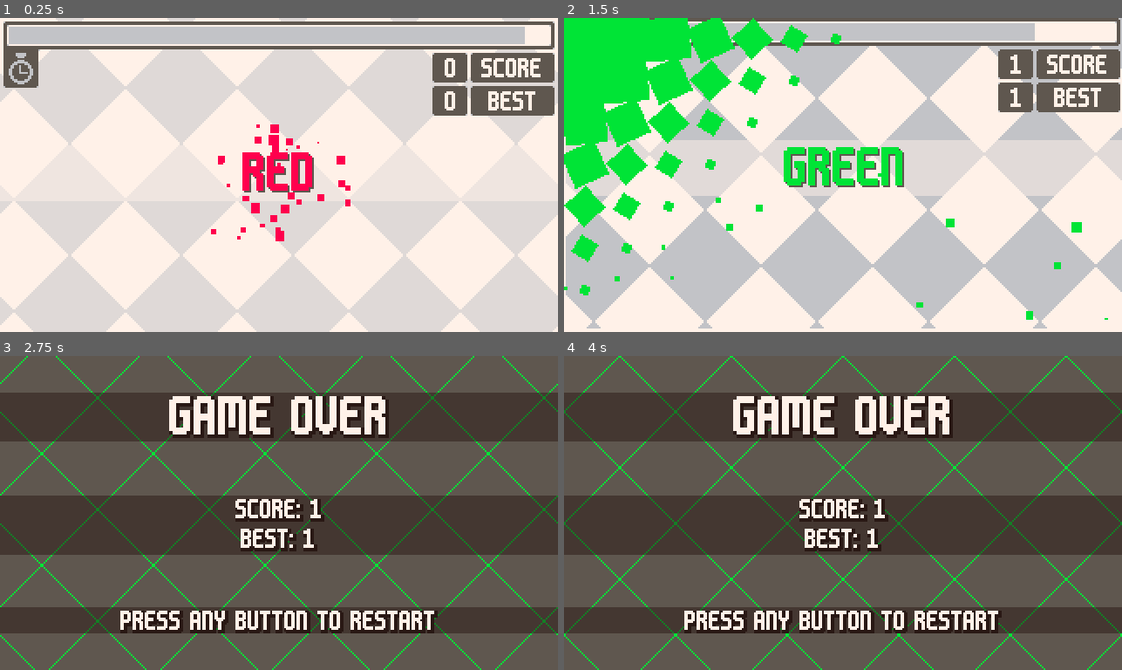
Above: before the commit, frames 1-4 (two rows, left to right).
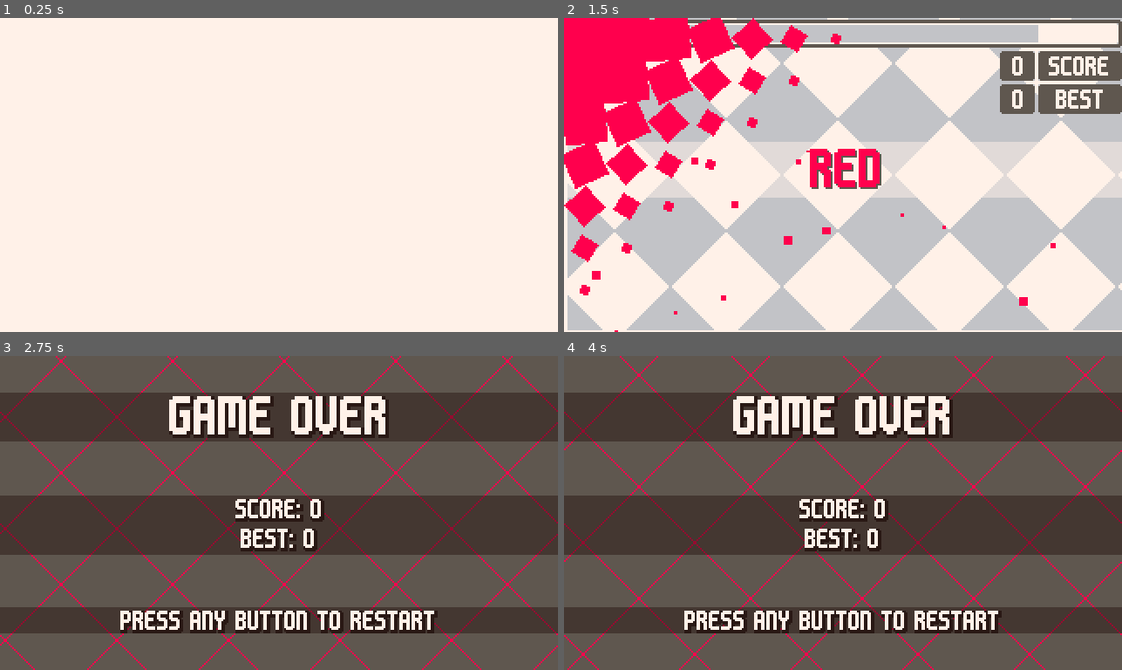
Above: after the commit, the same moments.

Repository: Aeterasu/University-Color-Game
Game: Godot game, scene res://main/main.tscn
The game is run twice, just before and just after one commit, with the same random seed, the same clock (stepped at 60 frames per second) and the same inputs.
Inputs (mouse positions are in pixels of both pictures, inside the frame that each line leads up to):
- Up to frame 1 (0.25 s): no input
- Up to frame 2 (1.5 s): tap Enter at 0.5 s; move the mouse to (965, 159) at 0.52 s; click (965, 159) at 0.6 s; move the mouse to (731, 190) at 1.27 s; right-click (731, 190) at 1.35 s
- Up to frame 3 (2.75 s): move the mouse to (334, 443) at 2.02 s; click (334, 443) at 2.1 s
- Up to frame 4 (4 s): tap Enter at 2.75, 3.5 s; move the mouse to (815, 575) at 2.77 s; right-click (815, 575) at 2.85 s; move the mouse to (1010, 560) at 3.52 s; click (1010, 560) at 3.6 s

The runs differ from the first frame. In frame 1, 51% of the frame differs, in the area x 0-100%, y 0-100%; in frame 2, 65%; in frame 3, 4.5%; in frame 4, 4.5%.

Commit message:
main state

Diff:
--- a/main/main.gd
+++ b/main/main.gd
@@ -1 +1,68 @@
 class_name Main extends Node
+
+enum State
+{
+	DEFAULT, # none
+	GAME,
+	BOOKLET,
+}
+
+@export var transition : Transition = null
+var transition_lerp_y : float = 0.0
+var transition_lerp_x : float = 0.0
+
+@export_group("State")
+@export var game_scene : PackedScene = null
+@export var booklet_scene : PackedScene = null
+
+var currently_loaded : Node = null
+var current_state : State = State.DEFAULT
+
+var is_loading : bool = false
+
+func _ready() -> void:
+	load_state(State.GAME)
+
+	Input.mouse_mode = Input.MOUSE_MODE_HIDDEN
+
+func _physics_process(delta: float) -> void:
+	if currently_loaded and currently_loaded is Node2D:
+		currently_loaded.position.x = Jelly.jelly_preset(transition_lerp_x, 0.0, 0.0, Jelly.JellyPreset.BOUNCY)
+		currently_loaded.position.y = Jelly.jelly_preset(transition_lerp_y, -12.0, 0.0, Jelly.JellyPreset.BOUNCY)
+
+func load_state(state : State) -> void:
+	get_tree().paused = false
+
+	if is_loading:
+		return
+
+	is_loading = true
+
+	transition.animate()
+	await transition.animation_mid_point
+
+	if currently_loaded:
+		currently_loaded.queue_free()
+
+	var node : Node = null
+
+	match state:
+		State.BOOKLET:
+			node = booklet_scene.instantiate()
+		State.GAME:
+			node = game_scene.instantiate()
+
+	if node:
+		currently_loaded = node
+		current_state = state
+		add_child.call_deferred(node)
+
+	is_loading = false
+
+	if node is Node2D:
+		var tween : Tween = create_tween()
+		tween.set_parallel(true)
+		tween.tween_property(self, "transition_lerp_y", 1.0, 2.0)\
+			.from(0.0)
+		tween.tween_property(self, "transition_lerp_x", 1.0, 1.6)\
+			.from(0.0)
--- a/main/main.tscn
+++ b/main/main.tscn
@@ -1,9 +1,20 @@
-[gd_scene load_steps=3 format=3 uid="uid://c3pk524ux46sg"]
+[gd_scene load_steps=5 format=3 uid="uid://c3pk524ux46sg"]
 
 [ext_resource type="Script" uid="uid://cpsip1f3763gw" path="res://main/main.gd" id="1_53q0u"]
 [ext_resource type="PackedScene" uid="uid://gt53yron4ijd" path="res://game/game.tscn" id="2_pjrb6"]
+[ext_resource type="Script" uid="uid://b6si8gwrj7oa1" path="res://transition/transition.gd" id="3_xwkvk"]
+[ext_resource type="Texture2D" uid="uid://ct3dchaamuval" path="res://transition/texture/texture_transition_square.png" id="4_c651c"]
 
-[node name="Main" type="Node"]
+[node name="Main" type="Node" node_paths=PackedStringArray("transition")]
 script = ExtResource("1_53q0u")
+transition = NodePath("CanvasLayer/Transition")
+game_scene = ExtResource("2_pjrb6")
 
-[node name="Game" parent="." instance=ExtResource("2_pjrb6")]
+[node name="CanvasLayer" type="CanvasLayer" parent="."]
+layer = 1024
+
+[node name="Transition" type="Node2D" parent="CanvasLayer"]
+script = ExtResource("3_xwkvk")
+color = Color(1, 0.94509804, 0.9098039, 1)
+texture = ExtResource("4_c651c")
+metadata/_custom_type_script = "uid://b6si8gwrj7oa1"
